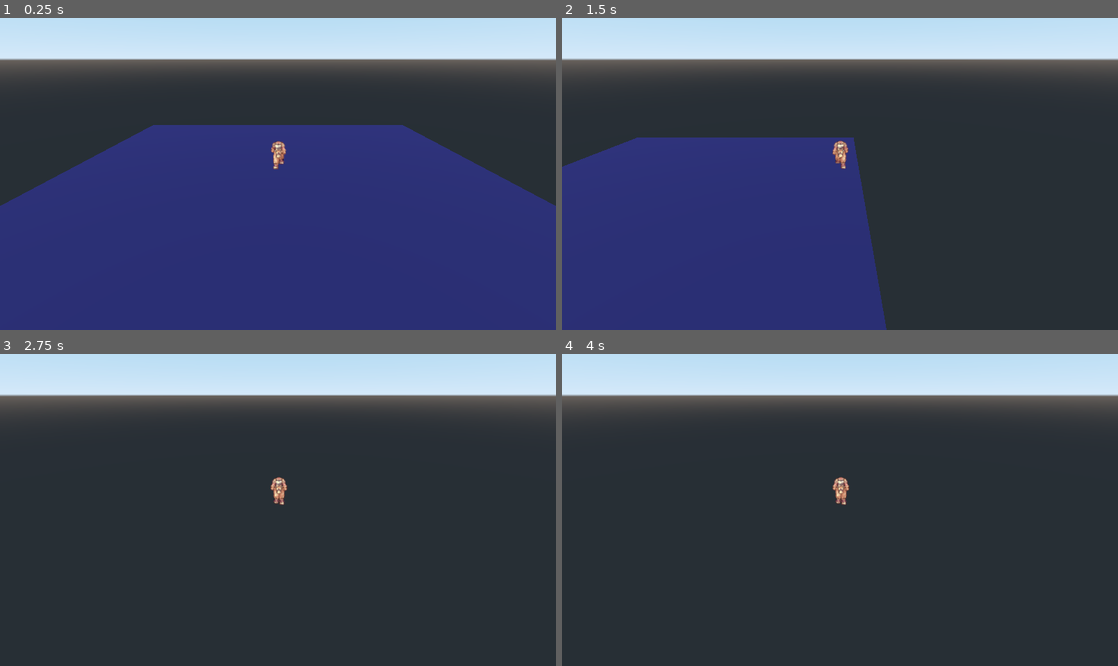
Above: before the commit, frames 1-4 (two rows, left to right).
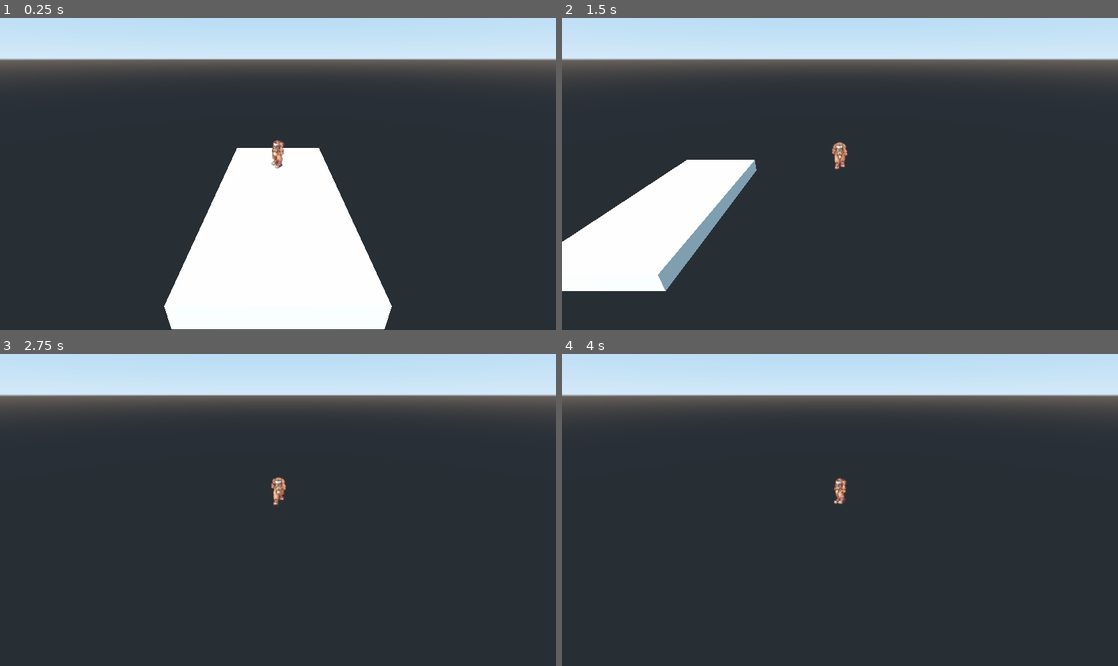
Above: after the commit, the same moments.

Repository: Tubaleviao/bolomtorok
Game: Godot game, scene res://Map.tscn
The game is run twice, just before and just after one commit, with the same random seed, the same clock (stepped at 60 frames per second) and the same inputs.
Inputs (mouse positions are in pixels of both pictures, inside the frame that each line leads up to):
- Up to frame 1 (0.25 s): no input
- Up to frame 2 (1.5 s): tap Enter at 0.5 s; move the mouse to (962, 152) at 0.52 s; hold Right (ui_right) 0.53-1.28 s; hold Ctrl (ctrl) 0.53-1.28 s; click (962, 152) at 0.67 s; tap Space (jump) at 0.77 s; move the mouse to (728, 183) at 1.27 s; hold Down (ui_down) from 1.28 s (still down); tap Ctrl (ctrl) at 1.35 s
- Up to frame 3 (2.75 s): tap Space (jump) at 1.52 s; move the mouse to (333, 432) at 2.02 s; release Down (ui_down) at 2.03 s; hold Right (ui_right) from 2.03 s (still down); hold Ctrl (ctrl) from 2.03 s (still down)
- Up to frame 4 (4 s): move the mouse to (812, 569) at 2.77 s; release Right (ui_right) at 2.78 s; release Ctrl (ctrl) at 2.78 s; hold Up (ui_up) 2.78-3.53 s; tap Ctrl (ctrl) at 2.85 s; click (812, 569) at 2.92 s; tap Space (jump) at 3.02, 3.5, 3.77 s; move the mouse to (1006, 553) at 3.52 s; hold Left (ui_left) from 3.53 s (still down); hold Ctrl (ctrl) from 3.53 s (still down)

The runs differ from the first frame. In frame 1, 59% of the frame differs, in the area x 0-100%, y 34-100%; in frame 2, 34%; in frame 3, 0.1%; in frame 4, 0.2%.

Commit message:
walking to the left side

Diff:
--- a/Map.tscn
+++ b/Map.tscn
@@ -1,18 +1,111 @@
-[gd_scene load_steps=6 format=2]
+[gd_scene load_steps=24 format=2]
 
 [ext_resource path="res://Player/Player.tscn" type="PackedScene" id=1]
+[ext_resource path="res://Sprites/novice.png" type="Texture" id=2]
 
-[sub_resource type="BoxShape" id=1]
+[sub_resource type="BoxShape" id=26]
 extents = Vector3( 2.24768, 0.225404, 2.11418 )
 
-[sub_resource type="SpatialMaterial" id=2]
+[sub_resource type="SpatialMaterial" id=27]
 
-[sub_resource type="CubeMesh" id=3]
-material = SubResource( 2 )
-size = Vector3( 4, 1, 4 )
+[sub_resource type="CubeMesh" id=28]
+material = SubResource( 27 )
+size = Vector3( 2, 1, 2 )
 
-[sub_resource type="SpatialMaterial" id=4]
-albedo_color = Color( 0.12549, 0.121569, 0.360784, 1 )
+[sub_resource type="AtlasTexture" id=29]
+flags = 23
+atlas = ExtResource( 2 )
+region = Rect2( 0, 100, 90, 100 )
+
+[sub_resource type="AtlasTexture" id=30]
+flags = 23
+atlas = ExtResource( 2 )
+region = Rect2( 90, 100, 90, 100 )
+
+[sub_resource type="AtlasTexture" id=31]
+flags = 23
+atlas = ExtResource( 2 )
+region = Rect2( 180, 100, 90, 100 )
+
+[sub_resource type="AtlasTexture" id=32]
+flags = 23
+atlas = ExtResource( 2 )
+region = Rect2( 270, 100, 90, 100 )
+
+[sub_resource type="AtlasTexture" id=33]
+flags = 23
+atlas = ExtResource( 2 )
+region = Rect2( 360, 100, 90, 100 )
+
+[sub_resource type="AtlasTexture" id=34]
+flags = 23
+atlas = ExtResource( 2 )
+region = Rect2( 450, 100, 90, 100 )
+
+[sub_resource type="AtlasTexture" id=35]
+flags = 23
+atlas = ExtResource( 2 )
+region = Rect2( 540, 100, 90, 100 )
+
+[sub_resource type="AtlasTexture" id=36]
+flags = 23
+atlas = ExtResource( 2 )
+region = Rect2( 630, 100, 90, 100 )
+
+[sub_resource type="AtlasTexture" id=37]
+flags = 23
+atlas = ExtResource( 2 )
+region = Rect2( 0, 200, 90, 100 )
+
+[sub_resource type="AtlasTexture" id=38]
+flags = 23
+atlas = ExtResource( 2 )
+region = Rect2( 90, 200, 90, 100 )
+
+[sub_resource type="AtlasTexture" id=39]
+flags = 23
+atlas = ExtResource( 2 )
+region = Rect2( 180, 200, 90, 100 )
+
+[sub_resource type="AtlasTexture" id=40]
+flags = 23
+atlas = ExtResource( 2 )
+region = Rect2( 270, 200, 90, 100 )
+
+[sub_resource type="AtlasTexture" id=41]
+flags = 23
+atlas = ExtResource( 2 )
+region = Rect2( 360, 200, 90, 100 )
+
+[sub_resource type="AtlasTexture" id=42]
+flags = 23
+atlas = ExtResource( 2 )
+region = Rect2( 450, 200, 90, 100 )
+
+[sub_resource type="AtlasTexture" id=43]
+flags = 23
+atlas = ExtResource( 2 )
+region = Rect2( 540, 200, 90, 100 )
+
+[sub_resource type="AtlasTexture" id=44]
+flags = 23
+atlas = ExtResource( 2 )
+region = Rect2( 630, 200, 90, 100 )
+
+[sub_resource type="SpriteFrames" id=45]
+animations = [ {
+"frames": [ SubResource( 29 ), SubResource( 30 ), SubResource( 31 ), SubResource( 32 ), SubResource( 33 ), SubResource( 34 ), SubResource( 35 ), SubResource( 36 ) ],
+"loop": true,
+"name": "front-walk",
+"speed": 30.0
+}, {
+"frames": [ SubResource( 37 ), SubResource( 38 ), SubResource( 39 ), SubResource( 40 ), SubResource( 41 ), SubResource( 42 ), SubResource( 43 ), SubResource( 44 ) ],
+"loop": true,
+"name": "left-walk",
+"speed": 30.0
+} ]
+
+[sub_resource type="ImageTexture" id=46]
 
 [node name="Spatial" type="Spatial"]
 
@@ -20,18 +113,25 @@
 transform = Transform( 3, 0, 0, 0, 0.5, 0, 0, 0, 3, 0, 0, 0 )
 
 [node name="CollisionShape" type="CollisionShape" parent="StaticBody"]
-transform = Transform( 1, 0, 0, 0, 1, 0, 0, 0, 1, 0, -0.879931, 0 )
-shape = SubResource( 1 )
+transform = Transform( 0.5, 0, 0, 0, 1, 0, 0, 0, 1, 0, -0.88, 0 )
+shape = SubResource( 26 )
 
-[node name="MeshInstance" type="MeshInstance" parent="StaticBody"]
-transform = Transform( 1, 0, 0, 0, 1, 0, 0, 0, 1, 0, -0.902147, 0 )
-mesh = SubResource( 3 )
-material/0 = SubResource( 4 )
+[node name="MeshInstance" type="MeshInstance" parent="StaticBody/CollisionShape"]
+transform = Transform( 1, 0, 0, 0, 1, 0, 0, 0, 1, 0, -0.175227, 0 )
+mesh = SubResource( 28 )
+material/0 = null
 
 [node name="KinematicBody" parent="." instance=ExtResource( 1 )]
 
 [node name="AnimatedSprite3D" parent="KinematicBody/Position3D" index="0"]
-frame = 6
+frames = SubResource( 45 )
+animation = "left-walk"
+
+[node name="Sprite3D" type="Sprite3D" parent="KinematicBody/Position3D" index="1"]
+texture = SubResource( 46 )
+
+[node name="Node2D" parent="KinematicBody" index="2"]
+position = Vector2( 307, 136 )
 
 [node name="DirectionalLight" type="DirectionalLight" parent="."]
 transform = Transform( 1, 0, 0, 0, 0.707107, 0.707107, 0, -0.707107, 0.707107, 0, 4.66339, 6.57797 )
--- a/Player/KinematicBody.gd
+++ b/Player/KinematicBody.gd
@@ -32,5 +32,7 @@
 func _process(delta):
 	if Input.is_action_pressed("ui_down"):
 		$Position3D/AnimatedSprite3D.play("front-walk")
+	elif Input.is_action_pressed("ui_left"):
+		$Position3D/AnimatedSprite3D.play("left-walk")
 	else:
 		$Position3D/AnimatedSprite3D.stop()
Binary file added: Sprites/heads.png
Not shown, added: Sprites/heads.png.import
